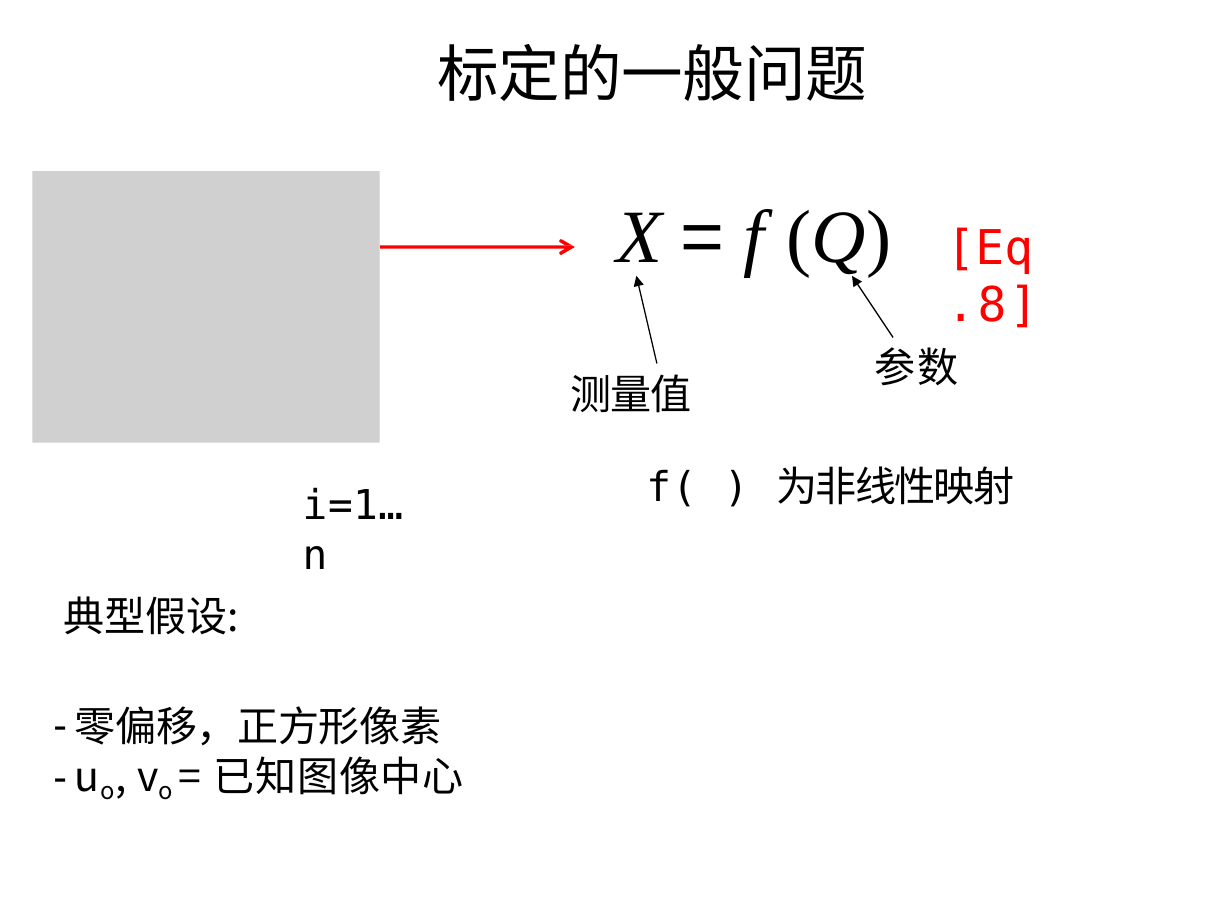
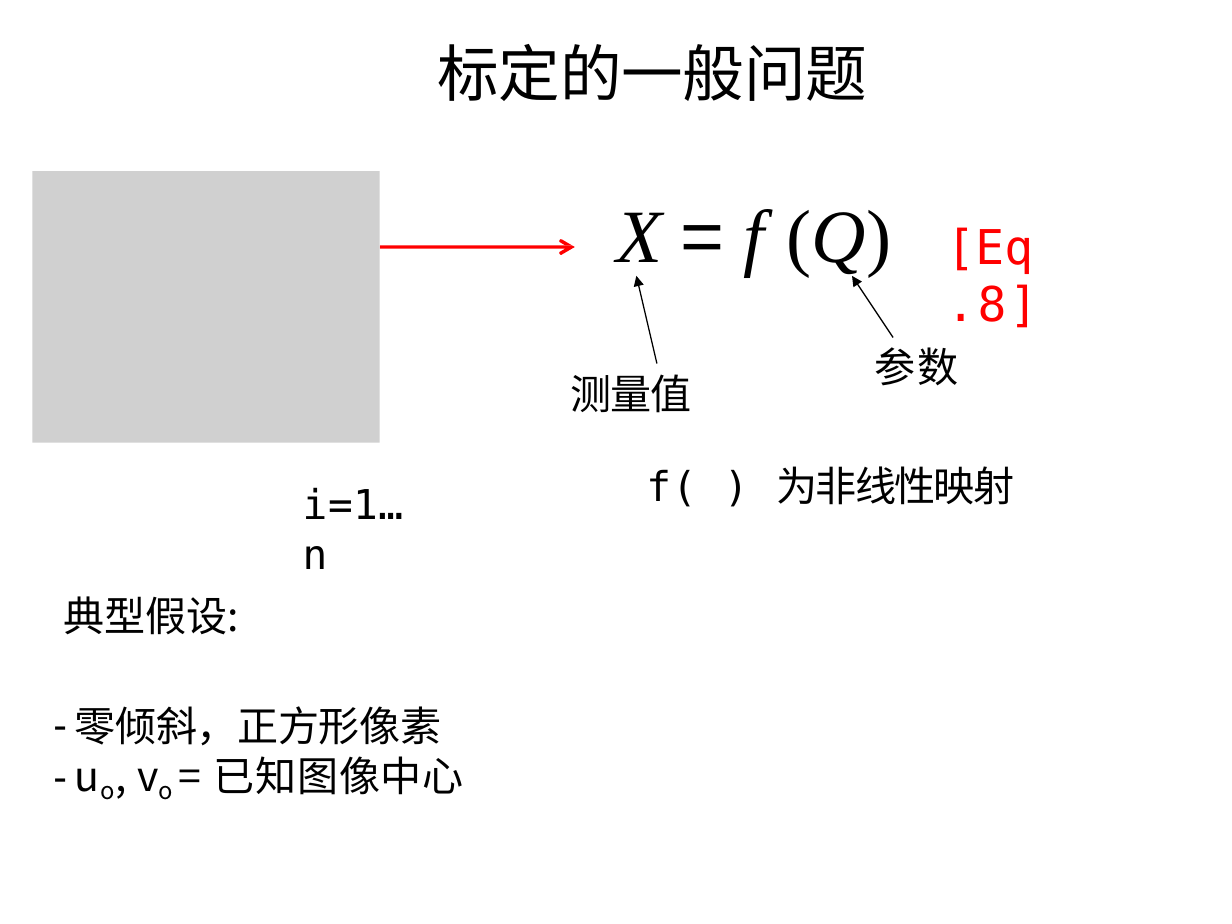
Before and after one commit to evenhax/translation_and_refining_for_cs231a, a slide deck: slide 45 of PPT231a_trans_and_refine/中文矫正版/lecture3_camera_calibration .pptx. Drawn at 1232x924 pixels with LibreOffice and Linux fonts; fonts in the diff are those of the drawing; grey boxes stand for pictures. Boxes give left, top, right and bottom in pixels: in the first picture for what was removed or moved away, otherwise in the second. Text is boxed around its words. In the diff, an @@ line names an element or a change of style, - is before the commit and + after.

```diff
--- a/PPT231a_trans_and_refine/中文矫正版/lecture3_camera_calibration .pptx
+++ b/PPT231a_trans_and_refine/中文矫正版/lecture3_camera_calibration .pptx
@@ text at box(75, 706, 441, 746): text changed @@
-– 零偏移，正方形像素
+– 零倾斜，正方形像素
```
Also in this commit, not shown: 5 other slides changed, 4 other files.
